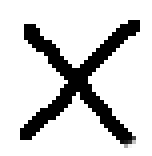
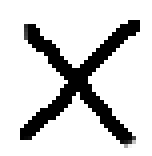
Revision of a layered (152, 156) image; what changed, layer by layer:
painted on "texture.png" over box(24, 24, 32, 140)
